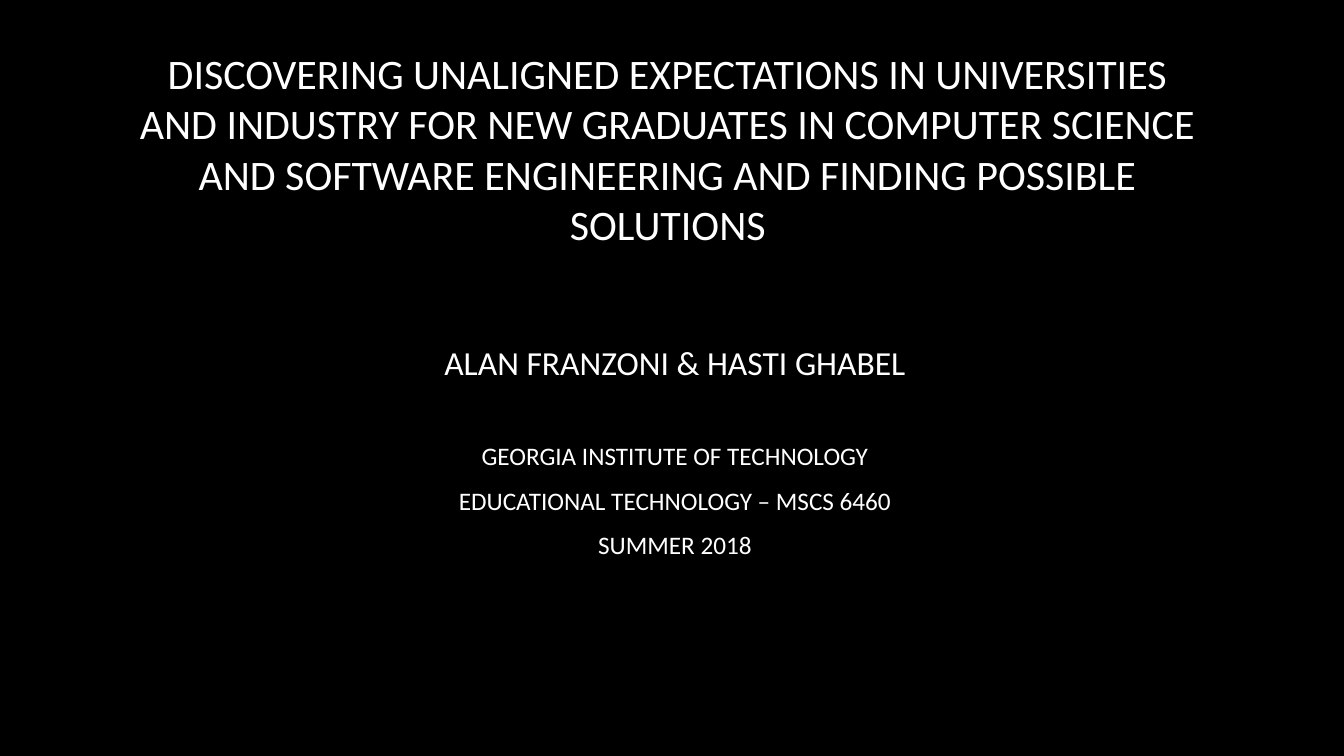
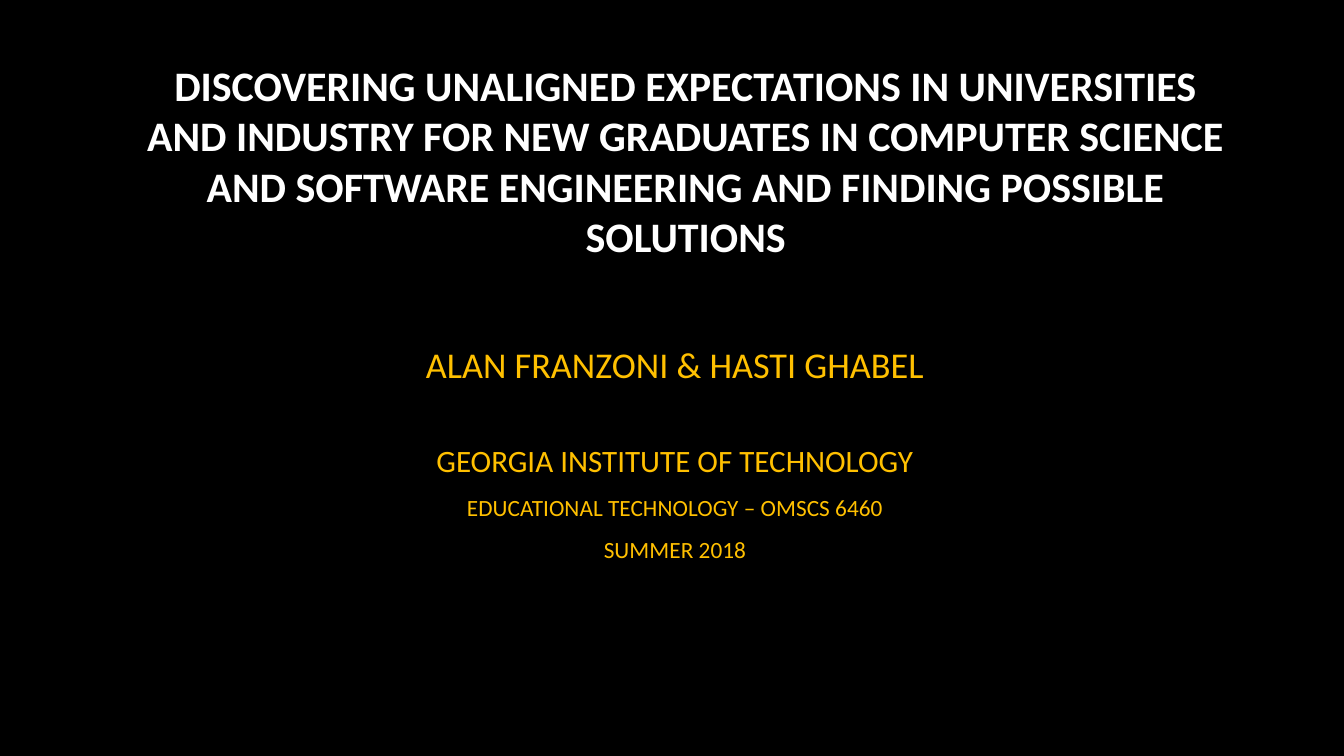
Before and after one commit to alanfranz/cs6460-teamcsse, a slide deck: slide 1 of Final Project/Project_Presentation.pptx. Drawn at 1344x756 pixels with LibreOffice and Linux fonts; fonts in the diff are those of the drawing; background and template pictures are left out. Boxes give left, top, right and bottom in pixels: in the first picture for what was removed or moved away, otherwise in the second. Text is boxed around its words. In the diff, an @@ line names an element or a change of style, - is before the commit and + after.

Commit message:
enh: more slides for presentation draft

```diff
--- a/Final Project/Project_Presentation.pptx
+++ b/Final Project/Project_Presentation.pptx
@@ title "DISCOVERING UNALIGNED EXPECTATIONS IN UNIVERSITIES ...": place and size @@
-title "DISCOVERING UNALIGNED EXPECTATIONS IN UNIVERSITIES ..." at (140, 61, 1195, 241)
+title "DISCOVERING UNALIGNED EXPECTATIONS IN UNIVERSITIES ..." at (147, 73, 1223, 253)
@@ title "DISCOVERING UNALIGNED EXPECTATIONS IN UNIVERSITIES ..." at (147, 73, 1223, 253): bold on @@
@@ subtitle at (426, 354, 923, 558): size 24 to 25.9 pt in "ALAN FRANZONI & HASTI GHABEL"; text colour #FFFFFF to #FFC000 in "ALAN FRANZONI & HASTI GHABEL", "GEORGIA INSTITUTE OF TECHNOLOGY", "SUMMER 2018"; size 18 to 22.2 pt in "GEORGIA INSTITUTE OF TECHNOLOGY"; size 18 to 16.6 pt in "SUMMER 2018" @@
@@ subtitle at (467, 500, 882, 516): text changed; size 18 to 16.6 pt; text colour #FFFFFF to #FFC000 @@
-EDUCATIONAL TECHNOLOGY – MSCS 6460
+EDUCATIONAL TECHNOLOGY – OMSCS 6460
```
Also in this commit, not shown: 1 other slide changed, 6 slides added, 1 slide removed.
